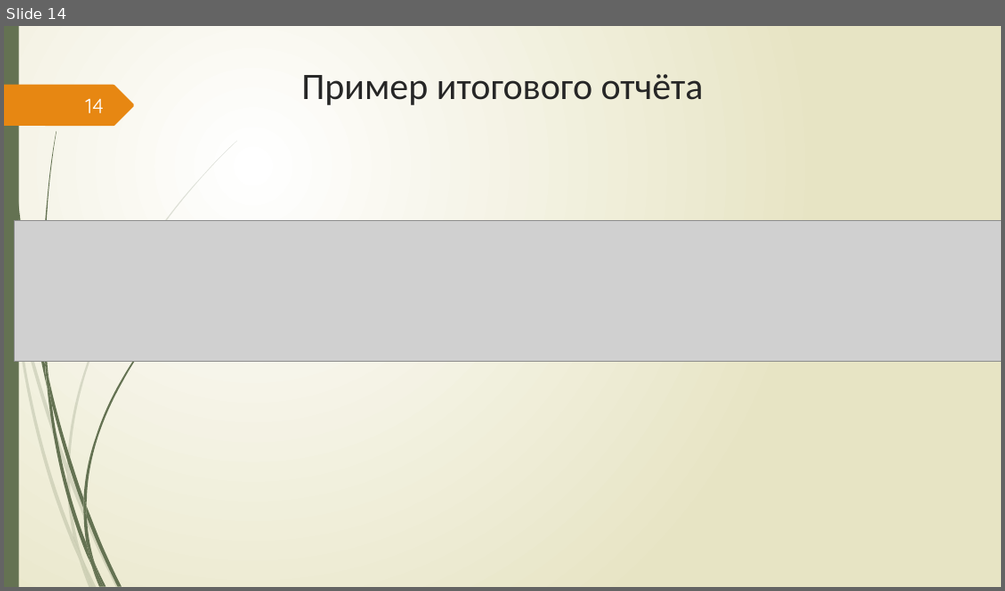
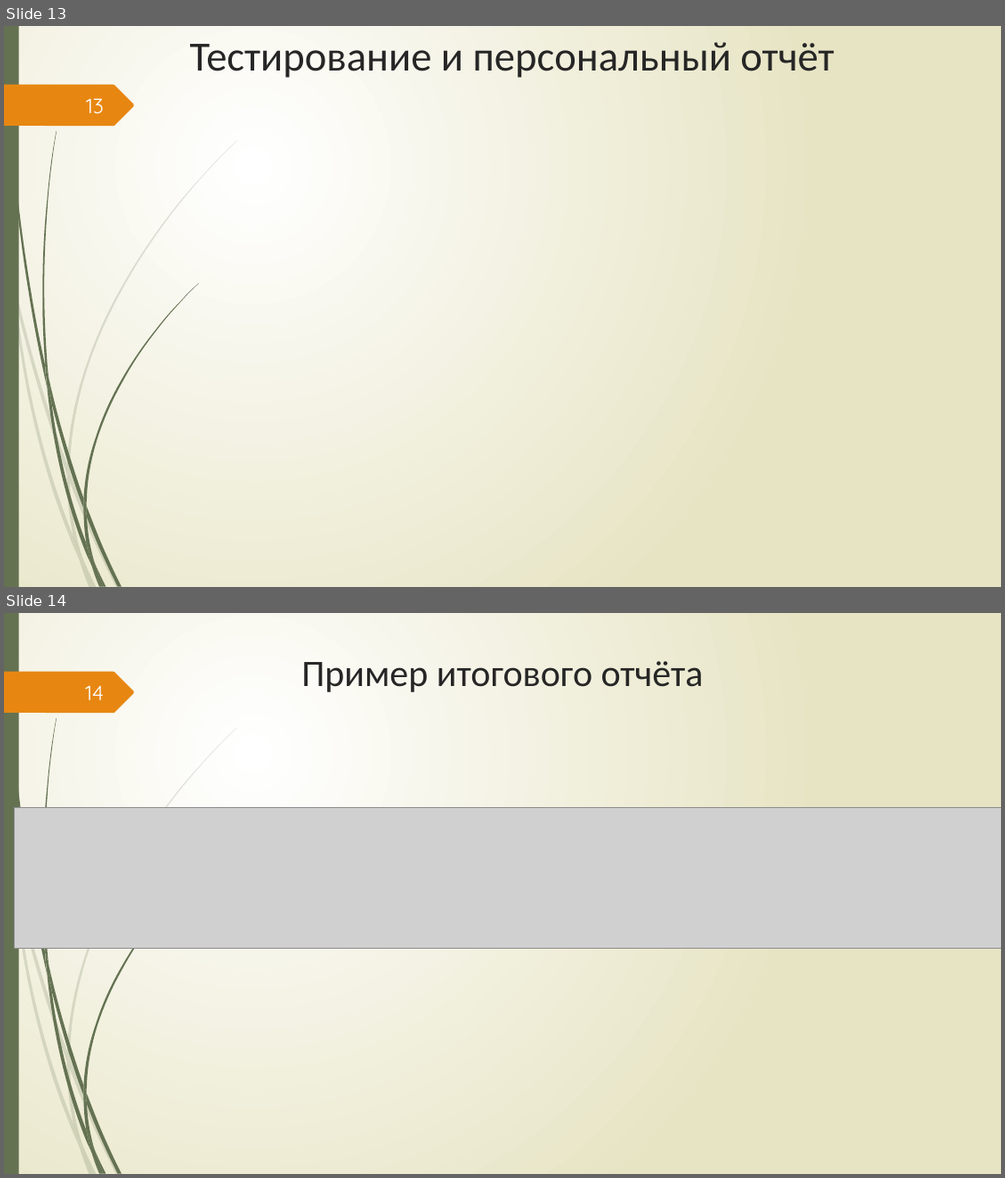
Before and after one commit to Csar9000/Quality-of-life-assessment-system, a slide deck: Документы/Презентация ВКР.pptx. Shown one above the other, each under a label of ours: slide 14 before the commit, slides 13 and 14 after it. The pictures are 1005x591 and 1005x1178 pixels, drawn with LibreOffice and Linux fonts; fonts in the diff are those of the drawing; grey boxes stand for pictures. Boxes give left, top, right and bottom in pixels: in the first picture for what was removed or moved away, otherwise in the second. Text is boxed around its words. In the diff, an @@ line names an element or a change of style, - is before the commit and + after.

```diff
--- a/Документы/Презентация ВКР.pptx
+++ b/Документы/Презентация ВКР.pptx
@@ slide 13 added at box(4, 26, 1001, 587), background gradient #FFFFFF to #E8E6C4; not listed: 24 template elements that a slide beside it also shows @@
@@ title added at box(190, 42, 833, 78), 40 pt, text #262626 @@
+Тестирование и персональный отчёт
@@ page number added at box(86, 98, 104, 114), 20 pt, text #FEFFFF @@
+13
```
Also in this commit, not shown: 6 slides changed, 1 other slide added, 3 slides removed, 1 other file.
